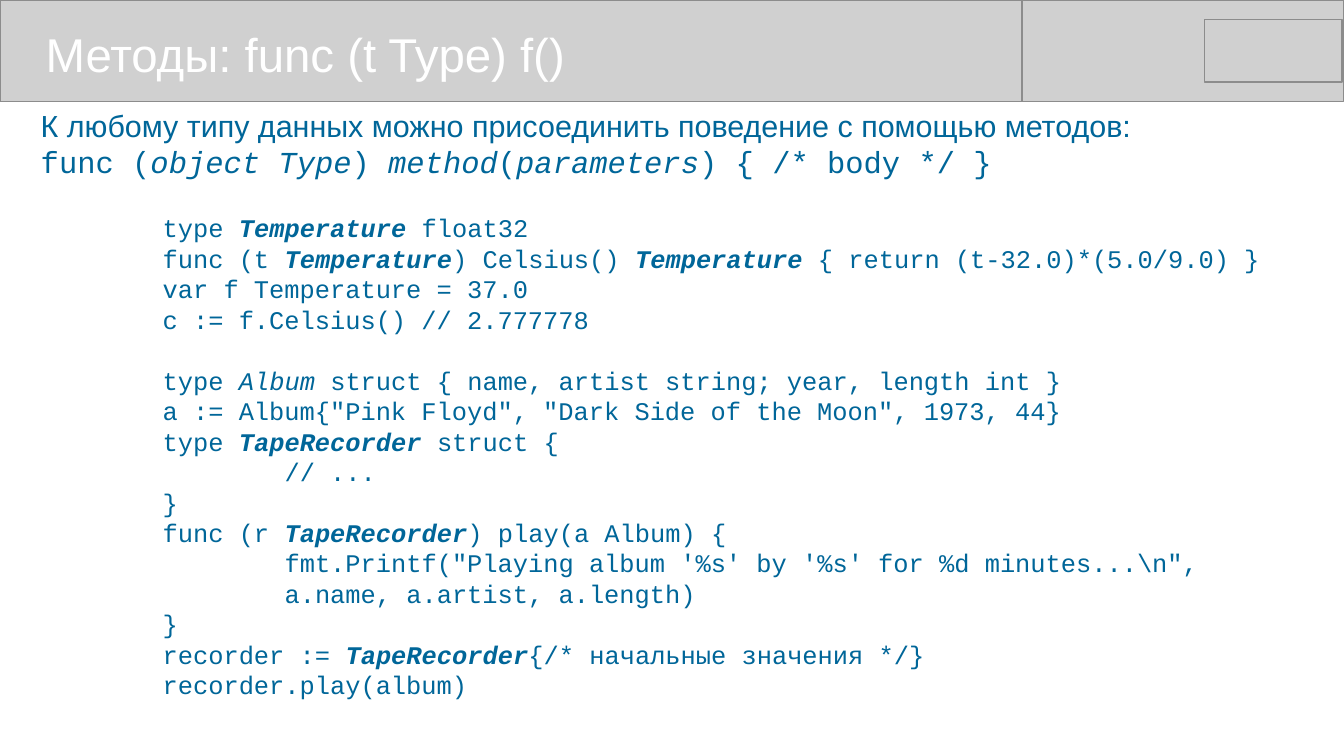
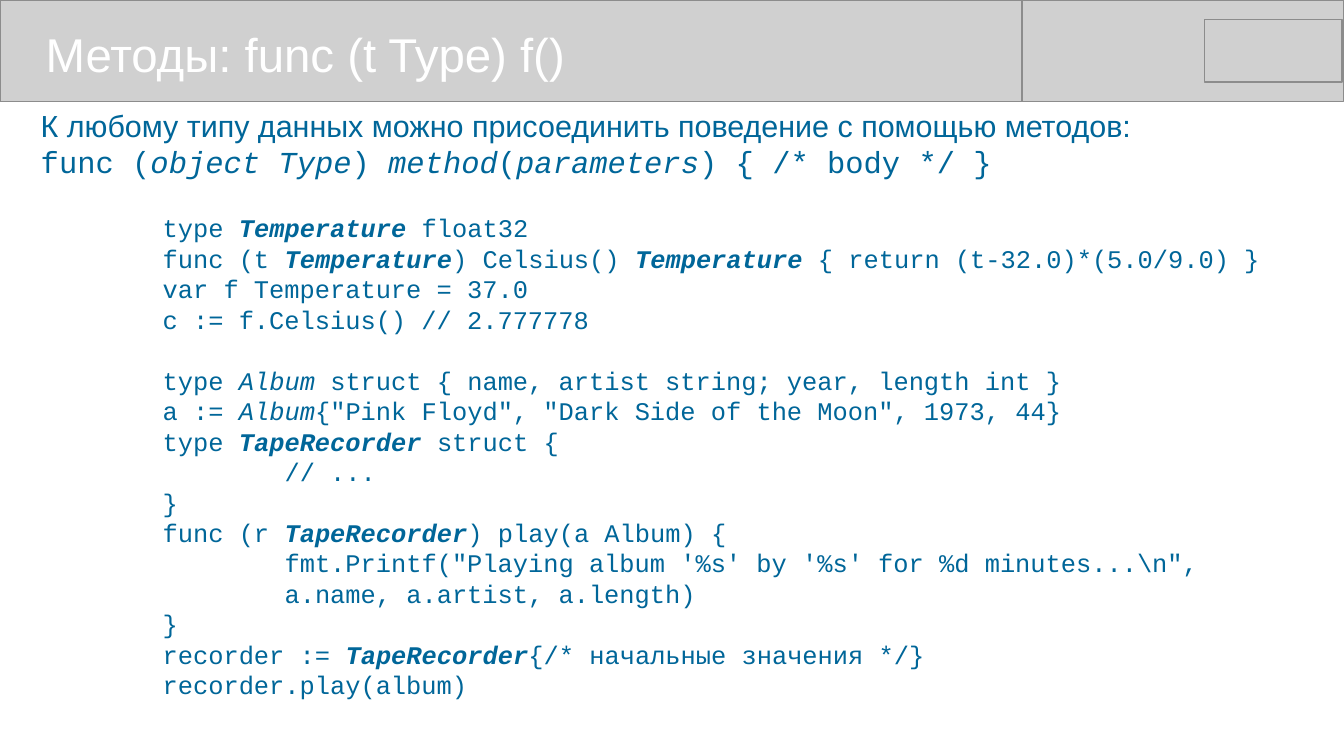
Before and after one commit to mike-shock/Go_language, a slide deck: slide 29 of Go_Review.odp. Drawn at 1344x756 pixels with LibreOffice and Linux fonts; fonts in the diff are those of the drawing; grey boxes stand for pictures. Boxes give left, top, right and bottom in pixels: in the first picture for what was removed or moved away, otherwise in the second. Text is boxed around its words. In the diff, an @@ line names an element or a change of style, - is before the commit and + after.

```diff
--- a/Go_Review.odp
+++ b/Go_Review.odp
@@ text at <box>163,401,1061,426</box>: italic on in "Album{"Pink" @@
```
Also in this commit, not shown: 9 other slides changed, 1 slide added, 1 other file.
